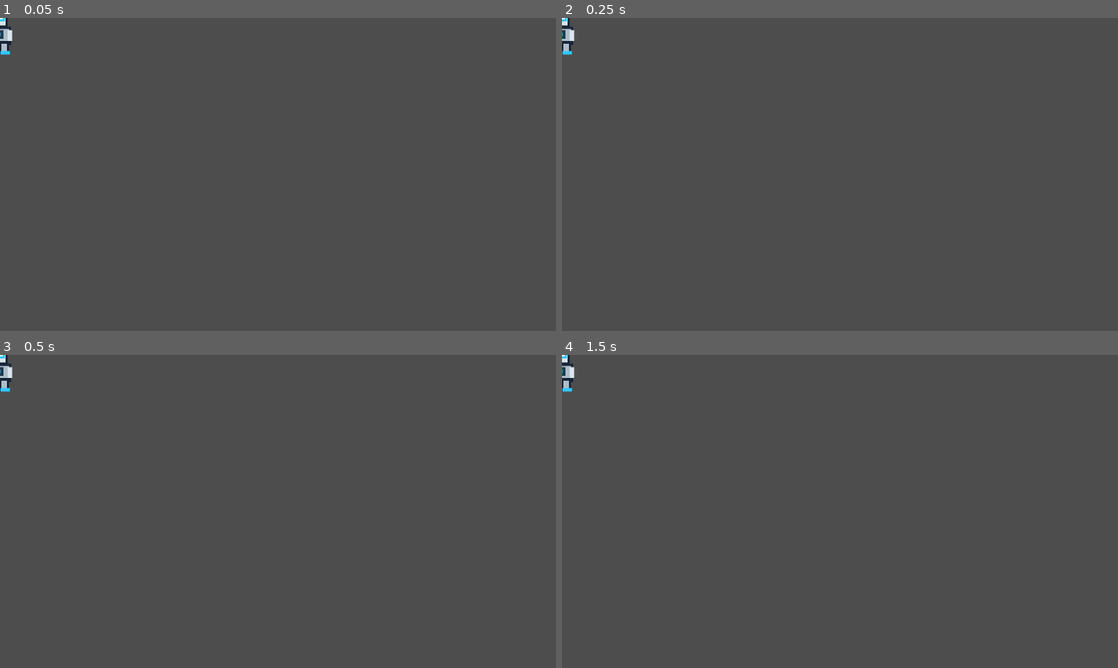
Above: before the commit, frames 1-4 (two rows, left to right).
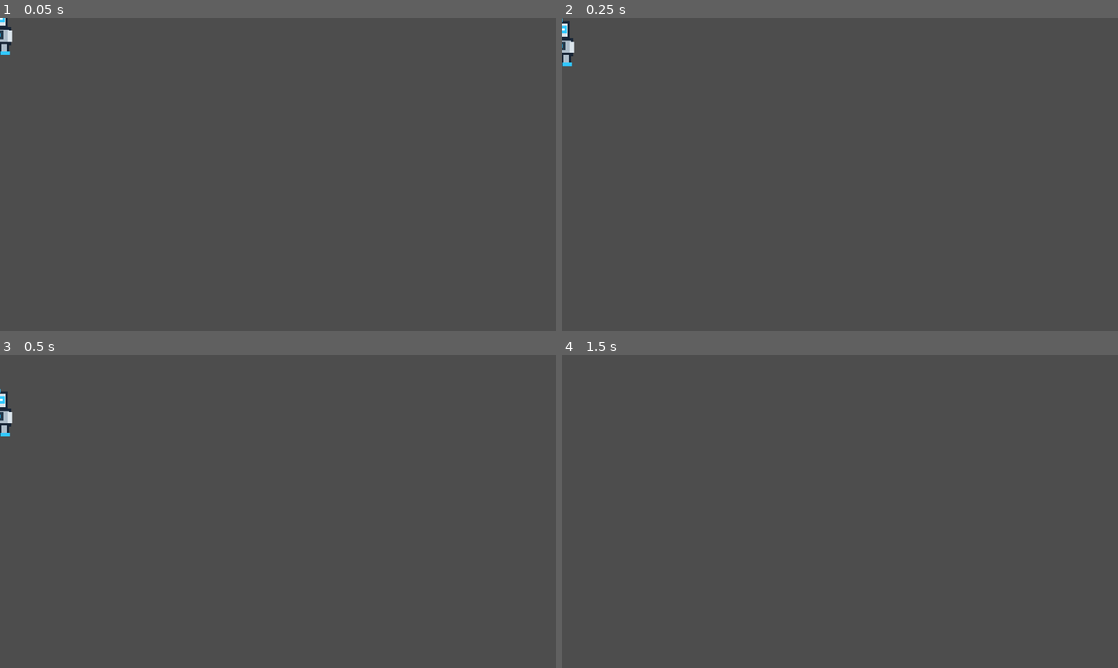
Above: after the commit, the same moments.

Repository: Henriquezinatelli/Trabalhopratico
Game: Godot game, scene res://cenas/Player.tscn
Two runs of this game, one before a commit and one after it. Both use one fixed random seed, a clock stepped at 60 frames per second and the inputs below.
Inputs:
- Up to frame 1 (0.05 s): no input
- Up to frame 2 (0.25 s): no input
- Up to frame 3 (0.5 s): no input
- Up to frame 4 (1.5 s): tap Enter (ui_accept) at 0.5, 0.77 s; hold Right (ui_right) from 0.53 s (still down); tap R at 0.6, 1.35 s

The runs differ from the first frame. In frame 1, less than 0.1% of the frame differs, in the area x 0-3%, y 0-12%; in frame 2, 0.3%; in frame 3, 0.5%, in the area x 0-3%, y 0-26%; in frame 4, 0.2%.
Error before the commit: Invalid access to property or key 'encerrado' on a base object of type 'Window'. (res://scripts/player.gd:14)
Error after the commit: Invalid call. Nonexistent function 'atualizar_hud' in base 'Window'. (res://scripts/player.gd:54)

Commit message:
Atualizatio 3
dfghhdfg

Diff:
--- /dev/null
+++ b/cenas/Jogo.tscn
@@ -0,0 +1,206 @@
+[gd_scene format=3 uid="uid://5ydl8765oiqr"]
+
+[ext_resource type="Script" uid="uid://b06skgp0bnevp" path="res://scripts/jogo.gd" id="1"]
+[ext_resource type="PackedScene" uid="uid://bsii71ij2hk2e" path="res://cenas/Player.tscn" id="2"]
+[ext_resource type="PackedScene" uid="uid://cd0evlglehxw3" path="res://cenas/Bateria.tscn" id="3"]
+[ext_resource type="PackedScene" uid="uid://bfr5wrdjeumfj" path="res://cenas/Inimigo.tscn" id="4"]
+[ext_resource type="PackedScene" uid="uid://c56qucdt63mkb" path="res://cenas/Torreta.tscn" id="5"]
+[ext_resource type="PackedScene" uid="uid://c8np415ukedyt" path="res://cenas/Portal.tscn" id="6"]
+
+[sub_resource type="RectangleShape2D" id="Ground"]
+size = Vector2(1600, 24)
+
+[sub_resource type="RectangleShape2D" id="P1"]
+size = Vector2(120, 10)
+
+[sub_resource type="RectangleShape2D" id="P2"]
+size = Vector2(100, 10)
+
+[node name="Jogo" type="Node2D" unique_id=1798074504]
+script = ExtResource("1")
+
+[node name="Fundo" type="ColorRect" parent="." unique_id=328883058]
+offset_right = 1600.0
+offset_bottom = 180.0
+mouse_filter = 2
+color = Color(0.45, 0.67, 0.86, 1)
+
+[node name="Player" parent="." unique_id=922121658 instance=ExtResource("2")]
+position = Vector2(57, 149)
+
+[node name="Camera2D" type="Camera2D" parent="Player" unique_id=1605573864]
+limit_left = 2
+limit_top = 0
+limit_right = 1602
+limit_bottom = 180
+position_smoothing_enabled = true
+position_smoothing_speed = 7.0
+
+[node name="Chao" type="StaticBody2D" parent="." unique_id=2125494510]
+position = Vector2(800, 174)
+
+[node name="Visual" type="ColorRect" parent="Chao" unique_id=106637020]
+offset_left = -800.0
+offset_top = -12.0
+offset_right = 800.0
+offset_bottom = 12.0
+mouse_filter = 2
+color = Color(0.08, 0.12, 0.17, 1)
+
+[node name="CollisionShape2D" type="CollisionShape2D" parent="Chao" unique_id=2075717948]
+shape = SubResource("Ground")
+
+[node name="Plataforma1" type="StaticBody2D" parent="." unique_id=118578364]
+position = Vector2(190, 125)
+
+[node name="Visual" type="ColorRect" parent="Plataforma1" unique_id=1321113397]
+offset_left = -60.0
+offset_top = -5.0
+offset_right = 60.0
+offset_bottom = 5.0
+mouse_filter = 2
+color = Color(0.08, 0.12, 0.17, 1)
+
+[node name="CollisionShape2D" type="CollisionShape2D" parent="Plataforma1" unique_id=1304662616]
+shape = SubResource("P1")
+
+[node name="Plataforma2" type="StaticBody2D" parent="." unique_id=1301735205]
+position = Vector2(430, 110)
+
+[node name="Visual" type="ColorRect" parent="Plataforma2" unique_id=2046293236]
+offset_left = -53.0
+offset_top = 12.0
+offset_right = 47.0
+offset_bottom = 22.0
+mouse_filter = 2
+color = Color(0.08, 0.12, 0.17, 1)
+
+[node name="CollisionShape2D" type="CollisionShape2D" parent="Plataforma2" unique_id=485973165]
+position = Vector2(-2, 17)
+shape = SubResource("P2")
+
+[node name="Plataforma3" type="StaticBody2D" parent="." unique_id=1744690432]
+position = Vector2(720, 130)
+
+[node name="Visual" type="ColorRect" parent="Plataforma3" unique_id=749705634]
+offset_left = -60.0
+offset_top = -5.0
+offset_right = 60.0
+offset_bottom = 5.0
+mouse_filter = 2
+color = Color(0.08, 0.12, 0.17, 1)
+
+[node name="CollisionShape2D" type="CollisionShape2D" parent="Plataforma3" unique_id=2147037498]
+shape = SubResource("P1")
+
+[node name="Plataforma4" type="StaticBody2D" parent="." unique_id=1720396791]
+position = Vector2(1020, 115)
+
+[node name="Visual" type="ColorRect" parent="Plataforma4" unique_id=1650878416]
+offset_left = -49.0
+offset_top = 9.0
+offset_right = 51.0
+offset_bottom = 19.0
+mouse_filter = 2
+color = Color(0.08, 0.12, 0.17, 1)
+
+[node name="CollisionShape2D" type="CollisionShape2D" parent="Plataforma4" unique_id=1929755464]
+position = Vector2(1, 14)
+shape = SubResource("P2")
+
+[node name="Plataforma5" type="StaticBody2D" parent="." unique_id=1290936567]
+position = Vector2(1320, 130)
+
+[node name="Visual" type="ColorRect" parent="Plataforma5" unique_id=732299775]
+offset_left = -60.0
+offset_top = -5.0
+offset_right = 60.0
+offset_bottom = 5.0
+mouse_filter = 2
+color = Color(0.08, 0.12, 0.17, 1)
+
+[node name="CollisionShape2D" type="CollisionShape2D" parent="Plataforma5" unique_id=640810013]
+shape = SubResource("P1")
+
+[node name="Bateria1" parent="." unique_id=1176125809 instance=ExtResource("3")]
+position = Vector2(190, 108)
+
+[node name="Bateria2" parent="." unique_id=859737591 instance=ExtResource("3")]
+position = Vector2(425, 111)
+
+[node name="Bateria3" parent="." unique_id=1026977615 instance=ExtResource("3")]
+position = Vector2(719, 114)
+
+[node name="Bateria4" parent="." unique_id=1674326517 instance=ExtResource("3")]
+position = Vector2(1021, 113)
+
+[node name="Bateria5" parent="." unique_id=973026124 instance=ExtResource("3")]
+position = Vector2(1320, 114)
+
+[node name="Inimigo1" parent="." unique_id=839925713 instance=ExtResource("4")]
+position = Vector2(320, 148)
+distancia = 28.0
+velocidade = 9.0
+
+[node name="Inimigo2" parent="." unique_id=387603793 instance=ExtResource("4")]
+position = Vector2(850, 148)
+distancia = 35.0
+velocidade = 9.0
+
+[node name="Inimigo3" parent="." unique_id=490709903 instance=ExtResource("4")]
+position = Vector2(1187, 148)
+distancia = 30.0
+velocidade = 9.0
+
+[node name="Torreta1" parent="." unique_id=1350779051 instance=ExtResource("5")]
+position = Vector2(572, 147)
+
+[node name="Portal" parent="." unique_id=994201512 instance=ExtResource("6")]
+position = Vector2(1517, 135)
+
+[node name="HUD" type="CanvasLayer" parent="." unique_id=1390838593]
+
+[node name="FundoHUD" type="ColorRect" parent="HUD" unique_id=1549843117]
+offset_right = 320.0
+offset_bottom = 24.0
+mouse_filter = 2
+color = Color(0.04, 0.08, 0.13, 0.9)
+
+[node name="Vidas" type="Label" parent="HUD" unique_id=1681071061]
+offset_left = 8.0
+offset_top = 3.0
+offset_right = 85.0
+offset_bottom = 21.0
+theme_override_colors/font_color = Color(1, 0.25, 0.3, 1)
+theme_override_font_sizes/font_size = 10
+text = "VIDAS: 5"
+
+[node name="Tempo" type="Label" parent="HUD" unique_id=380632575]
+offset_left = 142.0
+offset_top = 3.0
+offset_right = 178.0
+offset_bottom = 21.0
+theme_override_colors/font_color = Color(1, 1, 1, 1)
+theme_override_font_sizes/font_size = 11
+text = "240"
+horizontal_alignment = 1
+
+[node name="Baterias" type="Label" parent="HUD" unique_id=553871791]
+offset_left = 236.0
+offset_top = 3.0
+offset_right = 315.0
+offset_bottom = 21.0
+theme_override_colors/font_color = Color(0.7, 0.9, 1, 1)
+theme_override_font_sizes/font_size = 10
+text = "BATERIAS: 0/5"
+
+[node name="Mensagem" type="Label" parent="HUD" unique_id=1571721268]
+visible = false
+offset_left = 40.0
+offset_top = 62.0
+offset_right = 280.0
+offset_bottom = 115.0
+theme_override_colors/font_color = Color(1, 1, 1, 1)
+theme_override_font_sizes/font_size = 13
+text = "Mensagem"
+horizontal_alignment = 1
--- a/scripts/bateria.gd
+++ b/scripts/bateria.gd
@@ -1,9 +1,9 @@
 extends Area2D
 
 func _ready() -> void:
-    body_entered.connect(_on_body_entered)
+	body_entered.connect(_on_body_entered)
 
 func _on_body_entered(body: Node2D) -> void:
-    if body.name == "Player":
-        get_parent().bateria_coletada()
-        queue_free()
+	if body.name == "Player":
+		get_parent().bateria_coletada()
+		queue_free()
--- a/scripts/inimigo.gd
+++ b/scripts/inimigo.gd
@@ -6,16 +6,16 @@
 var direcao := 1.0
 
 func _ready() -> void:
-    inicio = global_position.x
-    body_entered.connect(_on_body_entered)
+	inicio = global_position.x
+	body_entered.connect(_on_body_entered)
 
 func _physics_process(delta: float) -> void:
-    global_position.x += direcao * velocidade * delta
-    if global_position.x > inicio + distancia:
-        direcao = -1.0
-    elif global_position.x < inicio - distancia:
-        direcao = 1.0
+	global_position.x += direcao * velocidade * delta
+	if global_position.x > inicio + distancia:
+		direcao = -1.0
+	elif global_position.x < inicio - distancia:
+		direcao = 1.0
 
 func _on_body_entered(body: Node2D) -> void:
-    if body.name == "Player":
-        body.perder_vida()
+	if body.name == "Player":
+		body.perder_vida()
--- /dev/null
+++ b/scripts/jogo.gd
@@ -0,0 +1,50 @@
+extends Node2D
+
+var baterias := 0
+var total_baterias := 5
+var tempo := 240.0
+var encerrado := false
+
+func _ready() -> void:
+	atualizar_hud()
+
+func _process(delta: float) -> void:
+	if encerrado:
+		return
+	tempo -= delta
+	if tempo <= 0:
+		tempo = 0
+		derrota()
+	atualizar_hud()
+
+func bateria_coletada() -> void:
+	baterias += 1
+	atualizar_hud()
+
+func checar_vitoria() -> void:
+	if baterias == total_baterias:
+		encerrado = true
+		$HUD/Mensagem.text = "PARABÉNS!\nMISSÃO CONCLUÍDA!"
+		$HUD/Mensagem.visible = true
+	else:
+		$HUD/Mensagem.text = "Ainda faltam %d baterias!" % (total_baterias - baterias)
+		$HUD/Mensagem.visible = true
+		await get_tree().create_timer(1.2).timeout
+		if not encerrado:
+			$HUD/Mensagem.visible = false
+
+func derrota() -> void:
+	if encerrado:
+		return
+	encerrado = true
+	$HUD/Mensagem.text = "FIM DE JOGO\nPressione R para reiniciar"
+	$HUD/Mensagem.visible = true
+
+func atualizar_hud() -> void:
+	$HUD/Baterias.text = "Baterias: %d/5" % baterias
+	$HUD/Vidas.text = "Vidas: %d" % $Player.vidas
+	$HUD/Tempo.text = "Tempo: %03d" % int(ceil(tempo))
+
+func _unhandled_input(event: InputEvent) -> void:
+	if event is InputEventKey and event.pressed and event.keycode == KEY_R:
+		get_tree().reload_current_scene()
--- a/scripts/player.gd
+++ b/scripts/player.gd
@@ -1,8 +1,10 @@
+
 extends CharacterBody2D
 
 const SPEED := 90.0
 const GRAVITY := 200.0
 const JUMP := -135.0
+
 var vidas := 5
 var spawn := Vector2.ZERO
 var invulneravel := 0.0
@@ -11,7 +13,9 @@
 	spawn = global_position
 
 func _physics_process(delta: float) -> void:
-	if get_parent().encerrado:
+	var fase = get_parent()
+
+	if fase.get("encerrado") == true:
 		velocity = Vector2.ZERO
 		return
 
@@ -31,8 +35,6 @@
 
 	move_and_slide()
 
-	# O Sprite2D não precisa de animação para este projeto simples.
-	# Apenas vira para o lado em que o robô está andando.
 	if dir != 0:
 		$Sprite2D.flip_h = dir < 0
 
@@ -40,12 +42,19 @@
 		perder_vida()
 
 func perder_vida() -> void:
-	if invulneravel > 0 or get_parent().encerrado:
+	var fase = get_parent()
+
+	if invulneravel > 0:
 		return
+
+	if fase.get("encerrado") == true:
+		return
+
 	vidas -= 1
-	get_parent().atualizar_hud()
+	fase.atualizar_hud()
+
 	if vidas <= 0:
-		get_parent().derrota()
+		fase.derrota()
 	else:
 		global_position = spawn
 		velocity = Vector2.ZERO
--- a/scripts/portal.gd
+++ b/scripts/portal.gd
@@ -1,8 +1,8 @@
 extends Area2D
 
 func _ready() -> void:
-    body_entered.connect(_on_body_entered)
+	body_entered.connect(_on_body_entered)
 
 func _on_body_entered(body: Node2D) -> void:
-    if body.name == "Player":
-        get_parent().checar_vitoria()
+	if body.name == "Player":
+		get_parent().checar_vitoria()
--- a/scripts/tiro.gd
+++ b/scripts/tiro.gd
@@ -4,14 +4,14 @@
 @export var velocidade := 45.0
 
 func _ready() -> void:
-    body_entered.connect(_on_body_entered)
+	body_entered.connect(_on_body_entered)
 
 func _physics_process(delta: float) -> void:
-    global_position.x += direcao * velocidade * delta
-    if global_position.x < -40 or global_position.x > 1640:
-        queue_free()
+	global_position.x += direcao * velocidade * delta
+	if global_position.x < -40 or global_position.x > 1640:
+		queue_free()
 
 func _on_body_entered(body: Node2D) -> void:
-    if body.name == "Player":
-        body.perder_vida()
-        queue_free()
+	if body.name == "Player":
+		body.perder_vida()
+		queue_free()
--- a/scripts/torreta.gd
+++ b/scripts/torreta.gd
@@ -4,12 +4,12 @@
 var tempo := 2.0
 
 func _process(delta: float) -> void:
-    tempo -= delta
-    if tempo <= 0:
-        tempo = intervalo
-        var player = get_parent().get_node_or_null("Player")
-        if player and abs(player.global_position.x - global_position.x) < 220:
-            var tiro = preload("res://cenas/Tiro.tscn").instantiate()
-            tiro.global_position = global_position + Vector2(10, 0)
-            tiro.direcao = -1 if player.global_position.x < global_position.x else 1
-            get_parent().add_child(tiro)
+	tempo -= delta
+	if tempo <= 0:
+		tempo = intervalo
+		var player = get_parent().get_node_or_null("Player")
+		if player and abs(player.global_position.x - global_position.x) < 220:
+			var tiro = preload("res://cenas/Tiro.tscn").instantiate()
+			tiro.global_position = global_position + Vector2(10, 0)
+			tiro.direcao = -1 if player.global_position.x < global_position.x else 1
+			get_parent().add_child(tiro)
Not shown, added: scripts/jogo.gd.uid
